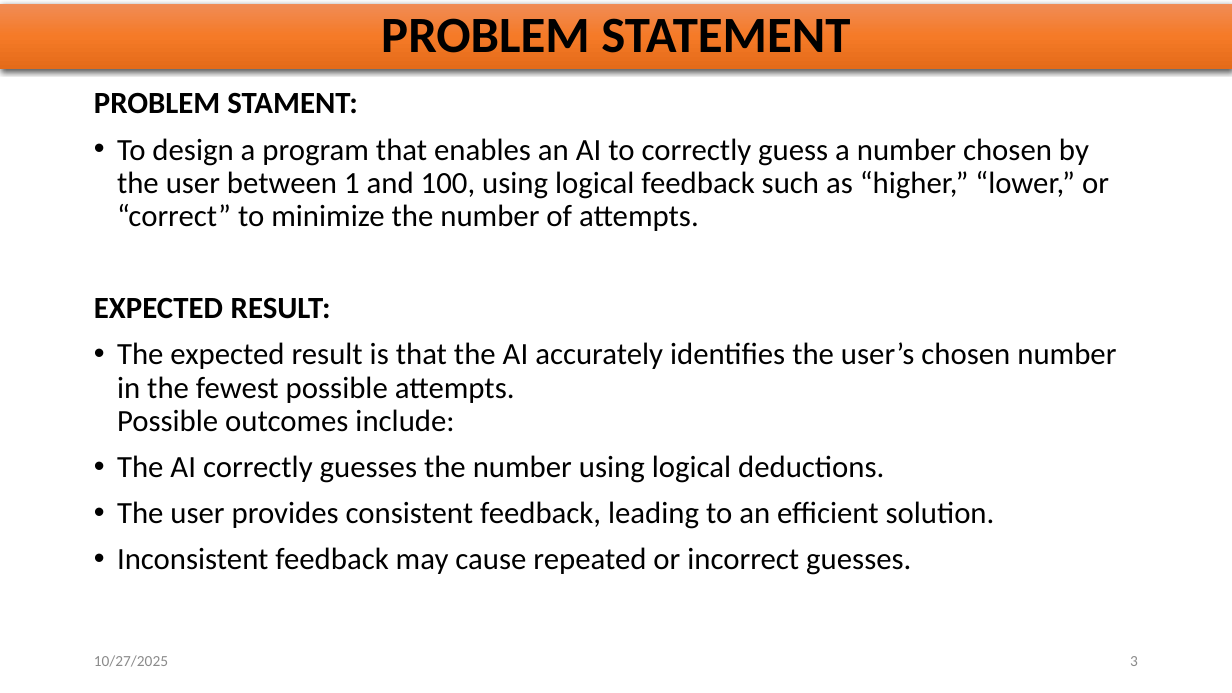
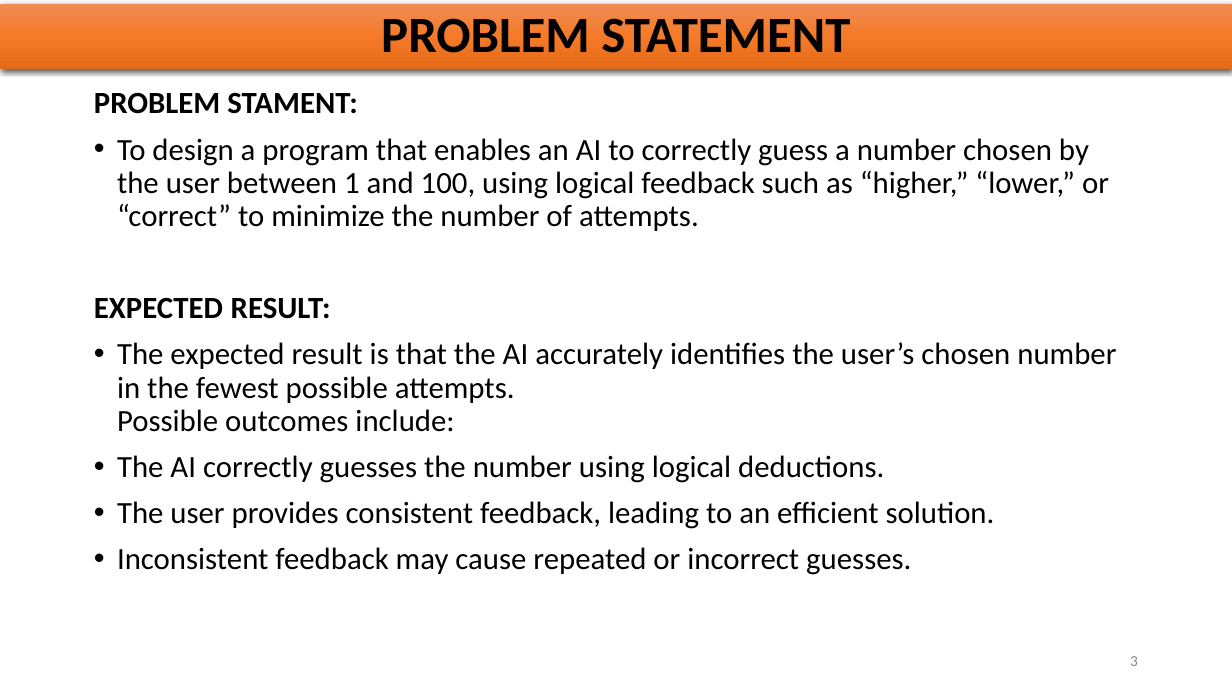
Before and after one commit to jeeva287/number-guessing-game-in-AI, a slide deck: slide 3 of Number guessing game ppt.pptx. Drawn at 1232x693 pixels with LibreOffice and Linux fonts; fonts in the diff are those of the drawing. Boxes give left, top, right and bottom in pixels: in the first picture for what was removed or moved away, otherwise in the second. Text is boxed around its words. In the diff, an @@ line names an element or a change of style, - is before the commit and + after.

```diff
--- a/Number guessing game ppt.pptx
+++ b/Number guessing game ppt.pptx
@@ text removed at [94,655,168,667] @@
-10/27/2025
```
Also in this commit, not shown: 8 other slides changed.
